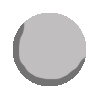
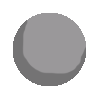
The second (100, 100) image is a revision of the first. Changes to its layers:
painted on "Elips 2" over [18, 13, 86, 80]
